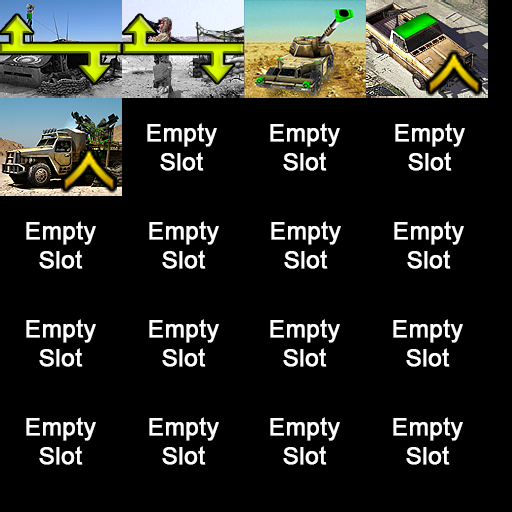
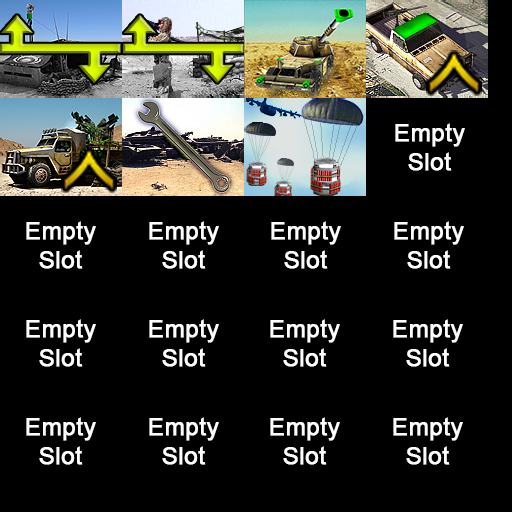
Two versions of the same layered image (512 x 512). Layer-by-layer changes:
added layer "Безымянный" (1st of 7) above "Безымянный" over <box>244,98,366,196</box>
added layer "Безымянный" (2nd of 7) above "Безымянный копия" over <box>122,98,244,196</box>
